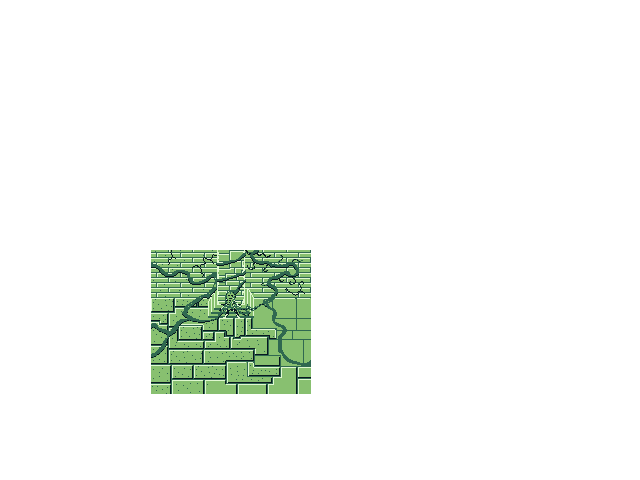
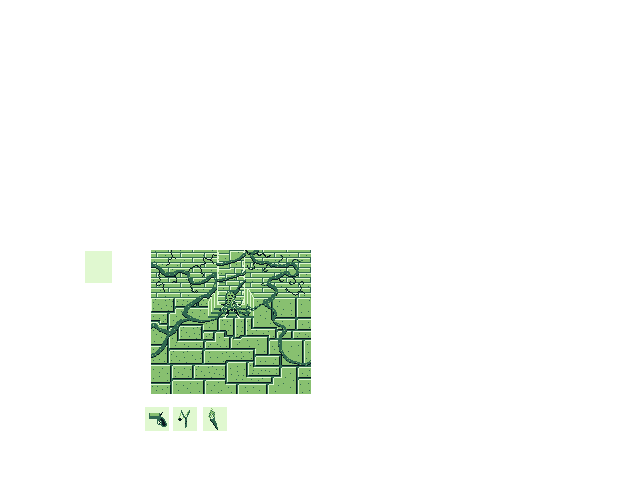
Layer changes from the first 640x480 image to the second:
painted on "Background" over 85, 251, 311, 431
